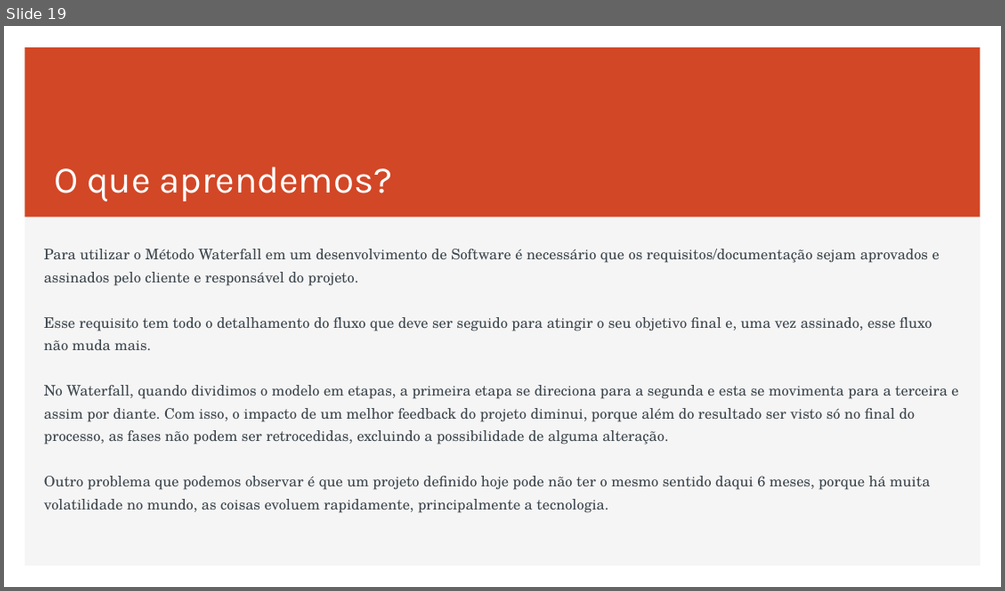
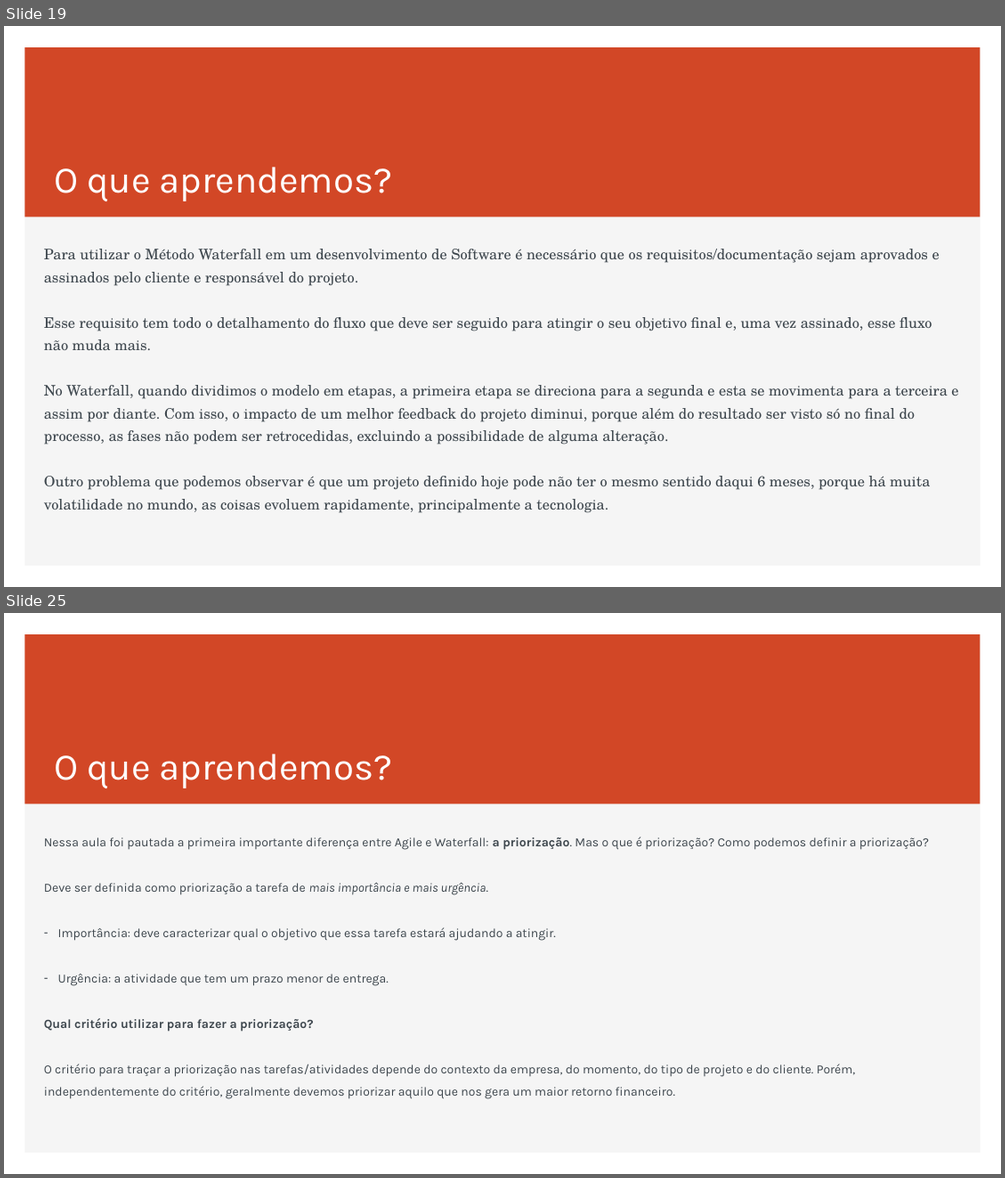
Before and after one commit to RaizaCirne/app-flex, a slide deck: Trilhas/[Business Agility T5 - ONE]/01..Agilidade-promovendo_a_transformacao_agil.pptx. Shown one above the other, each under a label of ours: slide 19 before the commit, slides 19 and 25 after it; the slides between them are not shown. The pictures are 1005x591 and 1005x1178 pixels, drawn with LibreOffice and Linux fonts; fonts in the diff are those of the drawing. Boxes give left, top, right and bottom in pixels: in the first picture for what was removed or moved away, otherwise in the second. Text is boxed around its words. In the diff, an @@ line names an element or a change of style, - is before the commit and + after.

```diff
--- a/Trilhas/[Business Agility T5 - ONE]/01..Agilidade-promovendo_a_transformacao_agil.pptx
+++ b/Trilhas/[Business Agility T5 - ONE]/01..Agilidade-promovendo_a_transformacao_agil.pptx
@@ slide 25 added at [4,613,1001,1174], background #FFFFFF; not listed: 2 template elements that a slide beside it also shows @@
@@ title added at [54,754,392,788], 36 pt, text #FFFFFF @@
+O que aprendemos?
@@ text added at [44,836,929,1099], 12 pt, text #3D464D @@
+Nessa aula foi pautada a primeira importante diferença entre Agile e Waterfall: a priorização. Mas o que é priorização? Como podemos definir a priorização?
+Deve ser definida como priorização a tarefa de mais importância e mais urgência.
+– Importância: deve caracterizar qual o objetivo que essa tarefa estará ajudando a atingir.
+– Urgência: a atividade que tem um prazo menor de entrega.
+Qual critério utilizar para fazer a priorização?
+O critério para traçar a priorização nas tarefas/atividades depende do contexto da empresa, do momento, do tipo de projeto e do cliente. Porém, independentemente do critério, geralmente devemos priorizar aquilo que nos gera um maior retorno financeiro.
```
Also in this commit, not shown: 29 other slides added.
